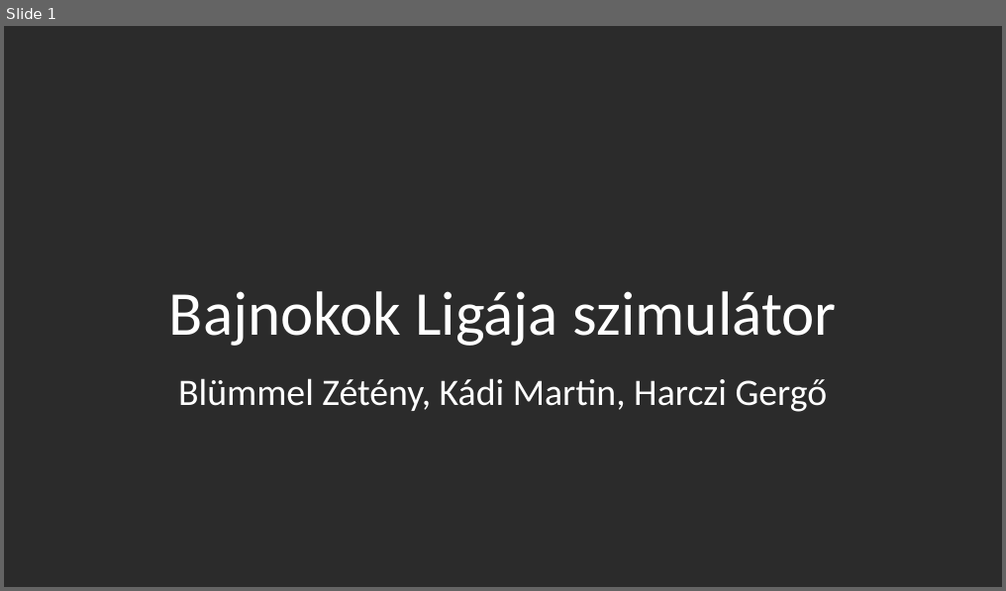
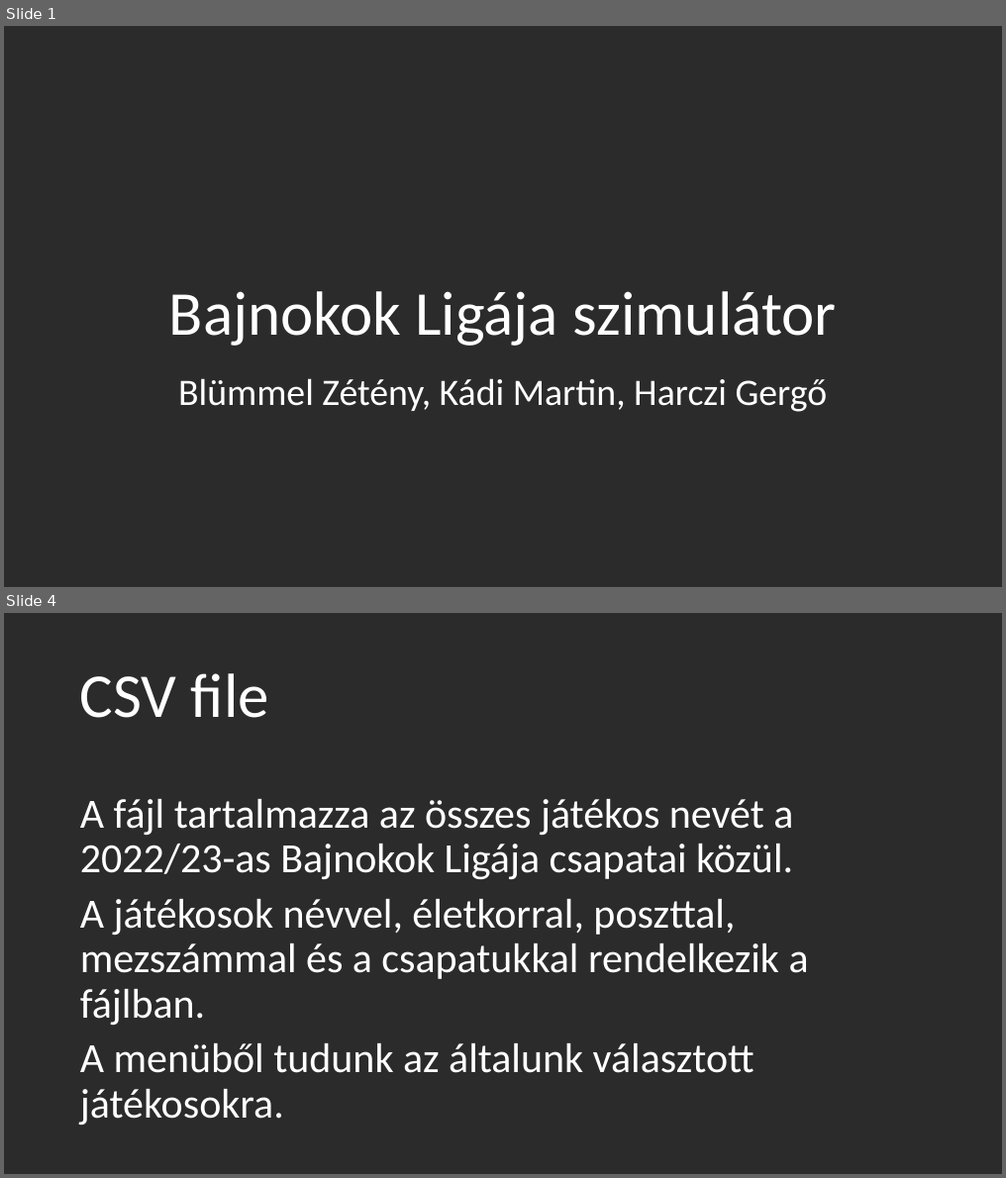
Before and after one commit to Zeteny06/Pythonprojectmunka, a slide deck: Prezentáció(elkezdve).pptx. Shown one above the other, each under a label of ours: slide 1 before the commit, slides 1 and 4 after it; the slides between them are not shown. The pictures are 1006x591 and 1006x1178 pixels, drawn with LibreOffice and Linux fonts; fonts in the diff are those of the drawing; background and template pictures are left out; a plain dark background stands for a picture behind light text. Boxes give left, top, right and bottom in pixels: in the first picture for what was removed or moved away, otherwise in the second. Text is boxed around its words. In the diff, an @@ line names an element or a change of style, - is before the commit and + after.

```diff
--- a/Prezentáció(elkezdve).pptx
+++ b/Prezentáció(elkezdve).pptx
@@ slide 4 added at (4,613,1002,1174), background picture (left out) @@
@@ title added at (80,673,269,718), 60 pt, text #FFFFFF @@
+CSV file
@@ text added at (80,799,809,1125), 40 pt, text #FFFFFF @@
+A fájl tartalmazza az összes játékos nevét a 2022/23-as Bajnokok Ligája csapatai közül.
+A játékosok névvel, életkorral, poszttal, mezszámmal és a csapatukkal rendelkezik a fájlban.
+A menüből tudunk az általunk választott játékosokra.
```
Also in this commit, not shown: 2 slides changed, 1 other slide added, 1 slide removed.
